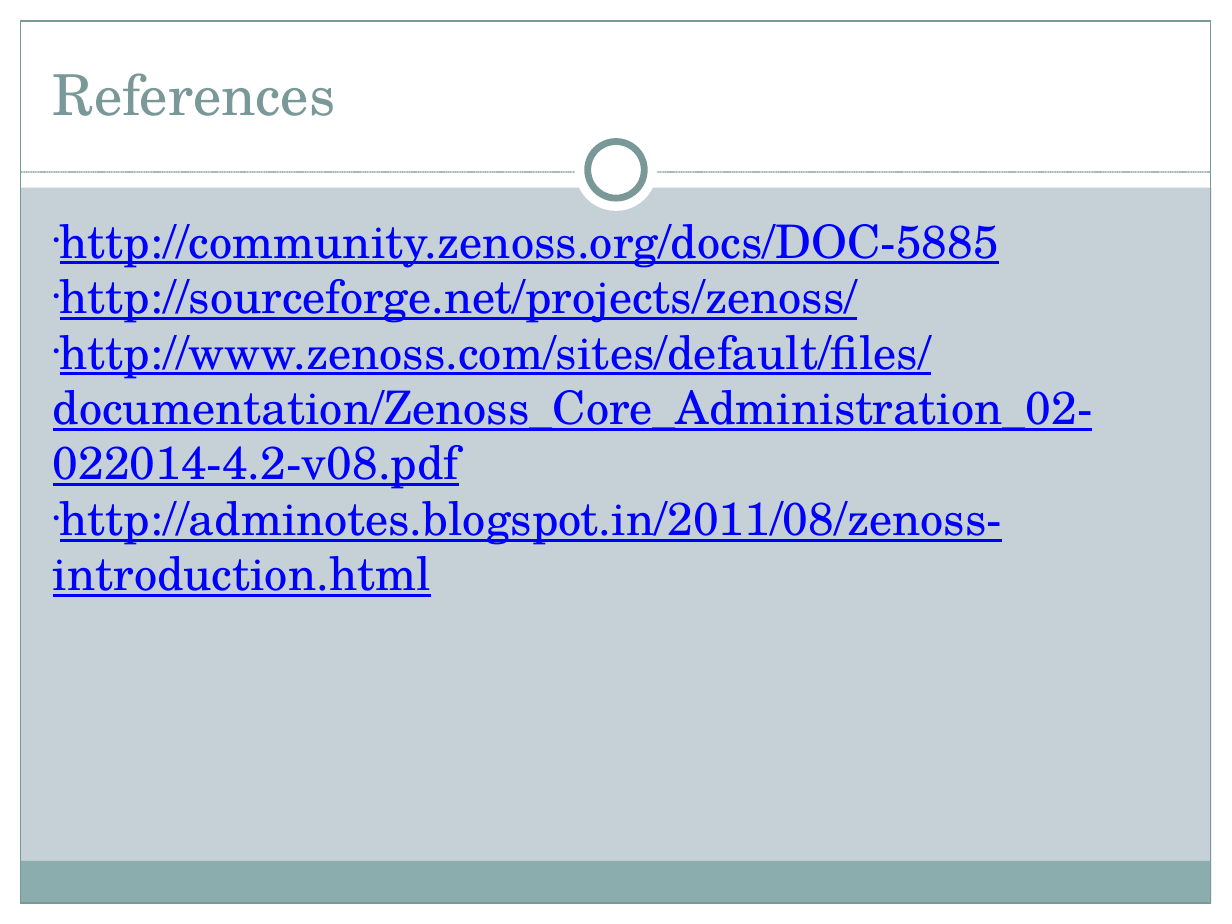
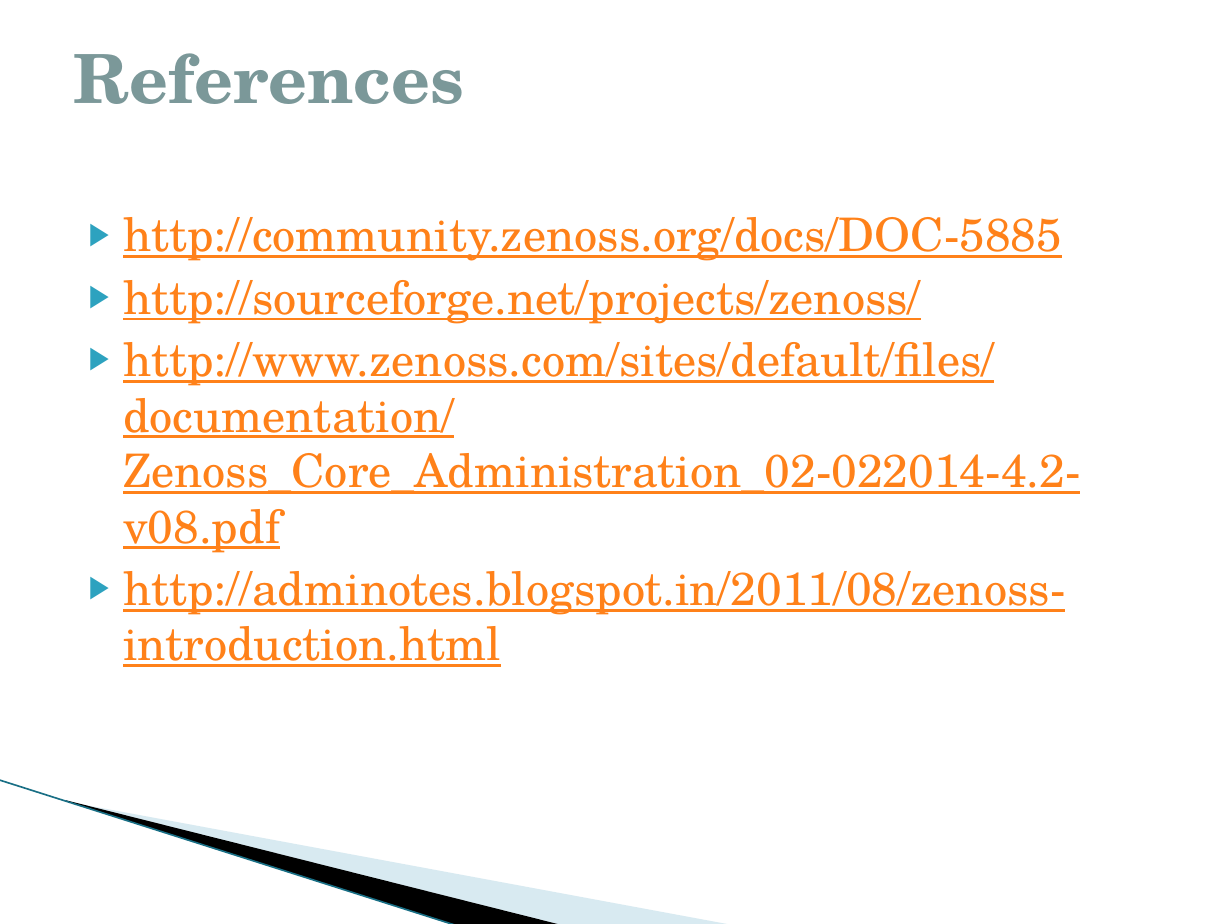
Before and after one commit to nidhi1994/OSlab15, a slide deck: slide 7 of seminar/ZenossCore.pptx. Drawn at 1232x924 pixels with LibreOffice and Linux fonts; fonts in the diff are those of the drawing; background and template pictures are left out. Boxes give left, top, right and bottom in pixels: in the first picture for what was removed or moved away, otherwise in the second. Text is boxed around its words. In the diff, an @@ line names an element or a change of style, - is before the commit and + after.

```diff
--- a/seminar/ZenossCore.pptx
+++ b/seminar/ZenossCore.pptx
@@ background #C5D1D7 to #FFFFFF @@
@@ rectangle removed at [0, 0, 1232, 187] @@
@@ rectangle removed at [0, 0, 21, 924] @@
@@ rectangle removed at [21, 21, 1211, 903] @@
@@ rectangle removed at [1211, 0, 1232, 924] @@
@@ title "References": place and size @@
-title "References" at [53, 73, 336, 116]
+title "References" at [74, 53, 464, 104]
@@ title "References" at [74, 53, 464, 104]: size 33 to 39.6 pt, bold on; vertical alignment bottom to middle @@
@@ ellipse removed at [575, 129, 658, 212] @@
@@ ellipse removed at [588, 142, 644, 198] @@
@@ line removed from (21, 172) to (1211, 172) @@
@@ text "http://community.zenoss.org/docs/DOC-5885": place and size @@
-text "http://community.zenoss.org/docs/DOC-5885" at [53, 224, 1093, 597]
+text "http://community.zenoss.org/docs/DOC-5885" at [123, 217, 1081, 667]
@@ text "http://community.zenoss.org/docs/DOC-5885" at [123, 217, 1081, 667]: text colour #0000FF to #FF8119; bullet ● to ▶; more space between paragraphs @@
@@ freeform shape added at [96, 674, 609, 869], fill #A0CBDC at 40% opacity @@
@@ freeform shape added at [0, 780, 505, 893], fill #000000 @@
@@ line added from (0, 780) to (457, 924), #97C5D8 0.95 pt @@
@@ rectangle removed at [20, 861, 1210, 903] @@
@@ rectangle removed at [0, 903, 1232, 924] @@
```
Also in this commit, not shown: 6 other slides changed.
